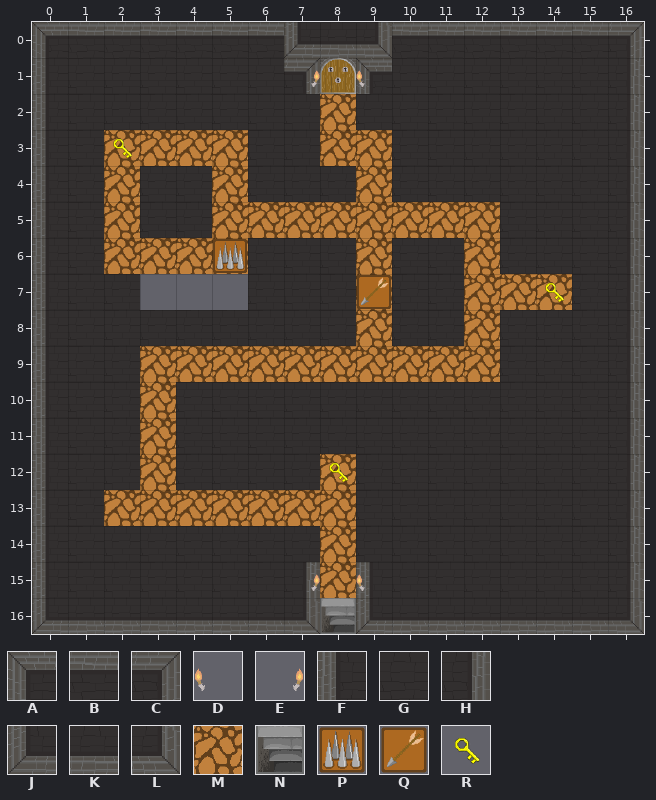
Two states of a Tiled map, android/assets/map5.tmx. The picture above is the old version.
Cells are 64x64 px. Shown: x 0..16, y 0..16.
Key: from "Dungeon-tileset": A 0, B 1, C 2, D 5, E 5 flipped left-right, F 8, G 9, H 10, J 16, K 17, L 18, M 19, N 24 turned 270, P 25, Q 26, R 27.
_ is an empty cell, # one hidden under a higher layer.
Layers that did not change in this view are not listed.
Layer "Walls" before, first column x 0:
 0 ABBBBBBJKLBBBBBBC
 1 FGGGGGGC_AGGGGGGH
 2 FGGGGGGG_GGGGGGGH
 3 FG____GG__GGGGGGH
 4 FG_GG_GGG_GGGGGGH
 5 FG_GG________GGGH
 6 FG____GGG_GG_GGGH
 7 FGG___GGG_GG___GH
 8 FGGGGGGGG_GG_GGGH
 9 FGG__________GGGH
10 FGG_GGGGGGGGGGGGH
11 FGG_GGGGGGGGGGGGH
12 FGG_GGGG_GGGGGGGH
13 FG_______GGGGGGGH
14 FGGGGGGG_GGGGGGGH
15 FGGGGGGH_FGGGGGGH
16 JKKKKKKLNJKKKKKKL
Layer "Road" before, first column x 0:
 0 _________________
 1 ________#________
 2 ________M________
 3 __MMMM__MM_______
 4 __M__M___M_______
 5 __M__MMMMMMMM____
 6 __MMMM___M__M____
 7 _________M__MMM__
 8 _________M__M____
 9 ___MMMMMMMMMM____
10 ___M_____________
11 ___M_____________
12 ___M____M________
13 __MMMMMMM________
14 ________M________
15 ________M________
16 _________________
Once edited:
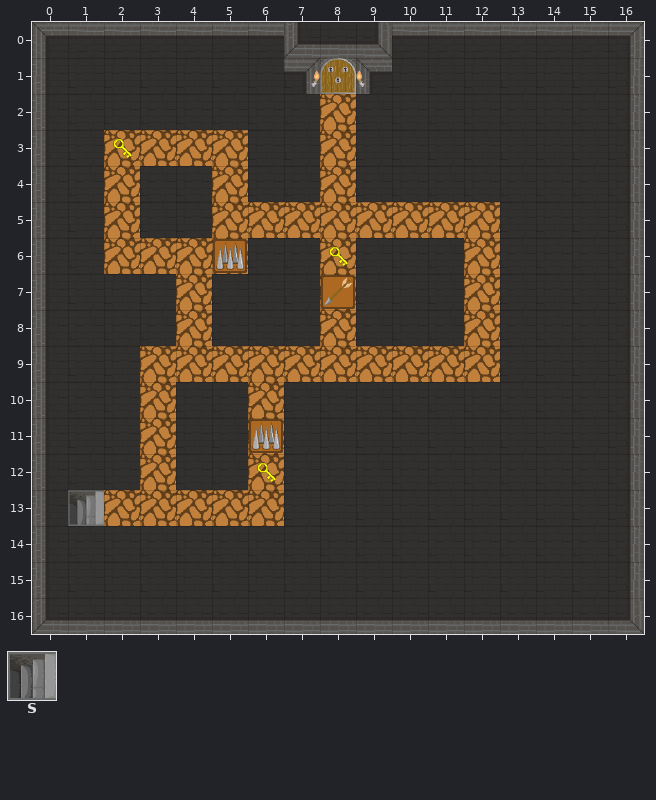
Further tiles: from "Dungeon-tileset": S 24.
Change:
Changed rows in their new state; . is an unchanged cell.
Layer "Walls":
first column x 1:
 3 ........G.....
 4 ......._G.....
 6 ......._G.....
 7 ..G.G.._G...GG
 8 ..._..._G.....
10 ....._........
11 ....._........
12 ....._.G......
13 S.....GG......
14 .......G......
15 ......GGG.....
16 ......KKK.....
Layer "Road":
first column x 4:
 3 ....._.....
 4 ....M_.....
 6 ....M_.....
 7 M...M_...__
 8 M...M_.....
10 ..M........
11 ..M........
12 ..M._......
13 ...__......
14 ...._......
15 ...._......
Layer "Keys":
first column x 8:
 6 R......
 7 ......_
first column x 6:
12 R._
Layer "SquatTrap":
first column x 8:
 7 Q_
Layer "JumpTrap":
first column x 6:
11 P
Layer "VisualObjects":
first column x 7:
15 _._
Changed places in both pictures, as pixel boxes (x1, y1, x2, y2):
changed: (320, 130, 392, 202)
changed: (320, 238, 392, 346)
changed: (140, 274, 248, 346)
changed: (500, 274, 572, 310)
changed: (248, 382, 392, 634)
changed: (68, 490, 104, 526)
